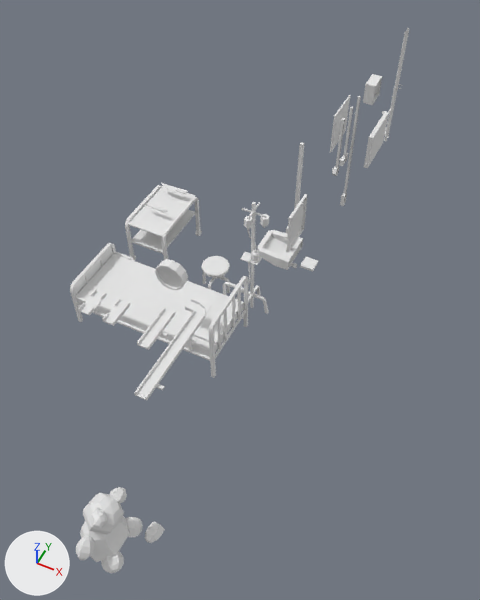
The Blender file BlenderFiles/Labor_tiles.blend, before and after one commit.
Before and after are seen from a camera (50 mm lens) standing at (2.17, -6.61, 6.94) and looking at (-0.53, -1.2, 0.18). The lights are fixed; the arrows at lower left show +X, +Y and +Z.

In view in the first picture: 'obj_bed', 'obj_cableRail_05', 'obj_cableRail_1', 'obj_clock', 'obj_drip stand', 'obj_footstool', 'obj_mirror', 'obj_radiator', 'obj_teddy', 'obj_trolley', 'obj_washbasin'.
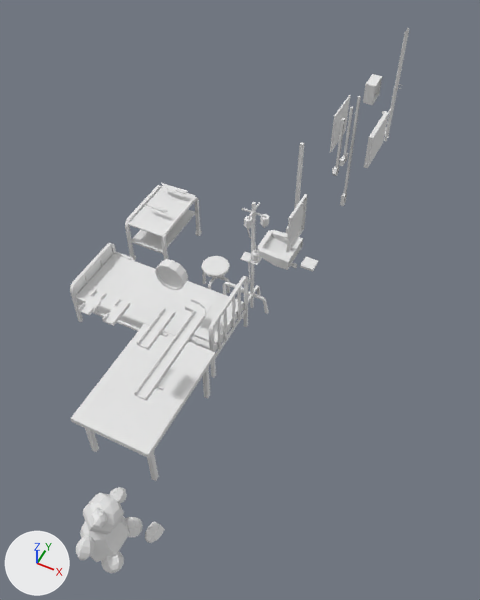
Where the change shows, as pixel boxes (x1, y1, x2, y2) in the pictures (480 x 600 px):
'obj_table', added
    after: (71, 324, 216, 481)

Diff of the bpy script that builds the scene:
```diff
--- a/BlenderFiles/Labor_tiles.blend.py
+++ b/BlenderFiles/Labor_tiles.blend.py
@@ me_plane_053 @@
+me_plane_053.from_pydata(...)  # 72 vertices, 32 faces; spans x -1.138..0.331, y -1.585..-0.615, z -0.237..0.571
+me_plane_053.materials.append(mat_mat_labor)  # its picture is missing
@@ ob_obj_table @@
+ob_obj_table = bpy.data.objects.new('obj_table', me_plane_053)
+ob_obj_table.parent = ob_boden_1x1m_v1_001
+ob_obj_table.location = (-1.756, -2.882, 0.239)
+ob_obj_table.rotation_euler = (0.0, 0.0, 1.571)  # degrees (0, 0, 90)
```
